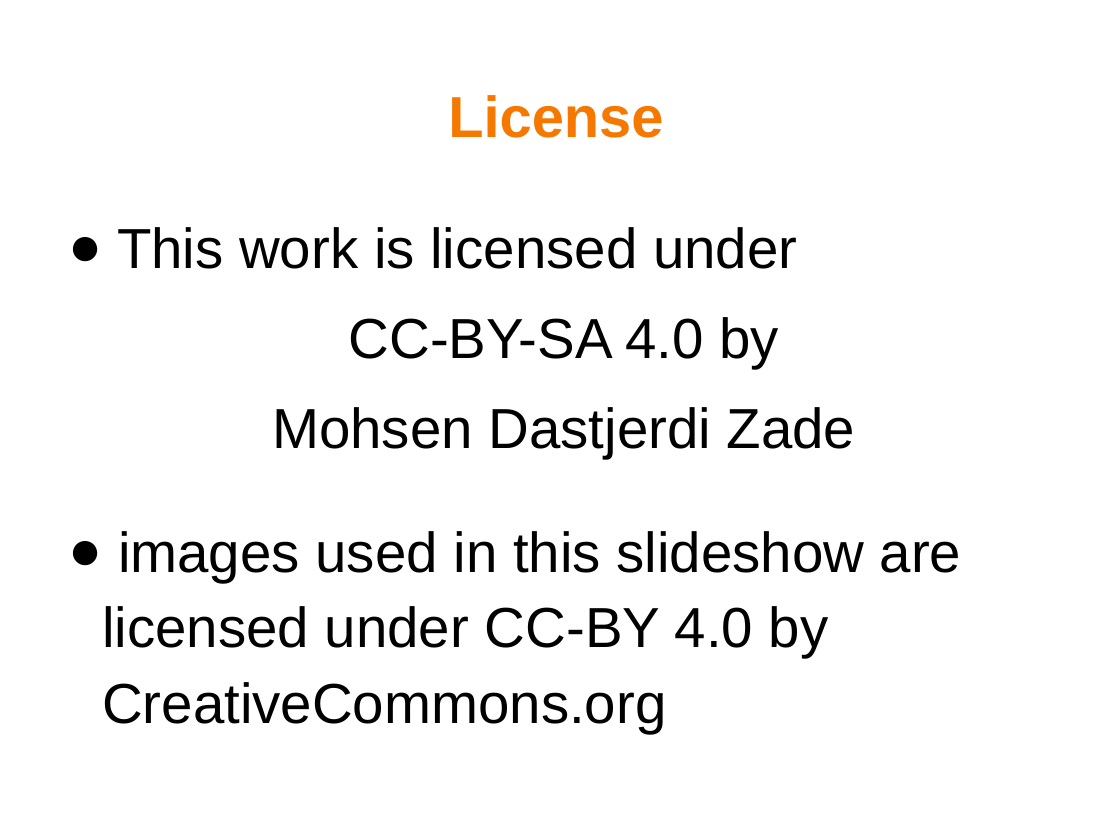
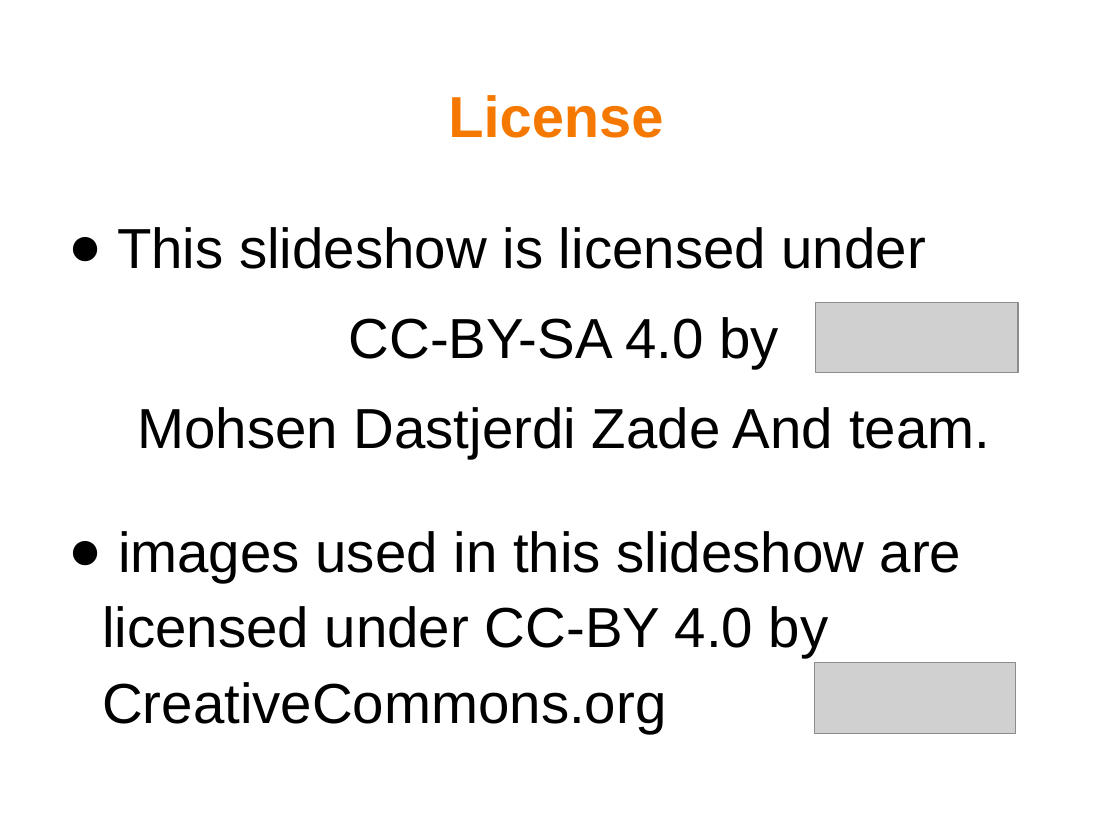
Before and after one commit to mohsend/know-creativecommons, a slide deck: slide 18 of know-cc-slideshow.odp (slide 16 before the commit). Drawn at 1120x840 pixels with LibreOffice and Linux fonts; fonts in the diff are those of the drawing; grey boxes stand for pictures; background and template pictures are left out. Boxes give left, top, right and bottom in pixels: in the first picture for what was removed or moved away, otherwise in the second. Text is boxed around its words. In the diff, an @@ line names an element or a change of style, - is before the commit and + after.

Commit message:
Deletes fair use slide adds CC icons to the license slide

```diff
--- a/know-cc-slideshow.odp
+++ b/know-cc-slideshow.odp
@@ text at box(117, 227, 926, 269): text changed @@
-● This work is licensed under
+● This slideshow is licensed under
@@ picture added at box(816, 302, 1018, 373) @@
@@ text at box(137, 407, 990, 459): text changed @@
-Mohsen Dastjerdi Zade
+Mohsen Dastjerdi Zade And team.
@@ picture added at box(815, 663, 1016, 734) @@
```
Also in this commit, not shown: 1 other slide changed, 1 slide removed.
